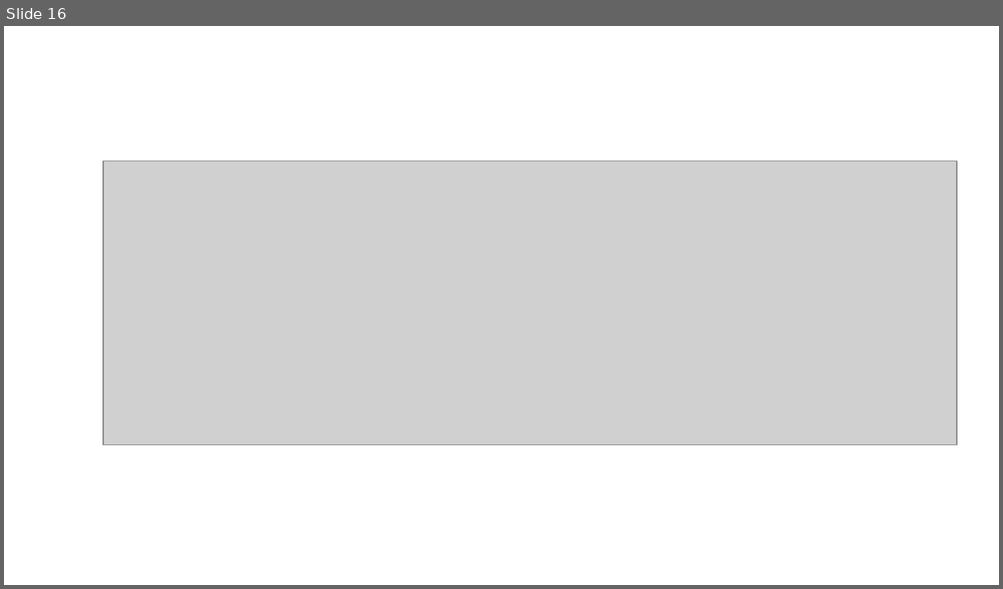
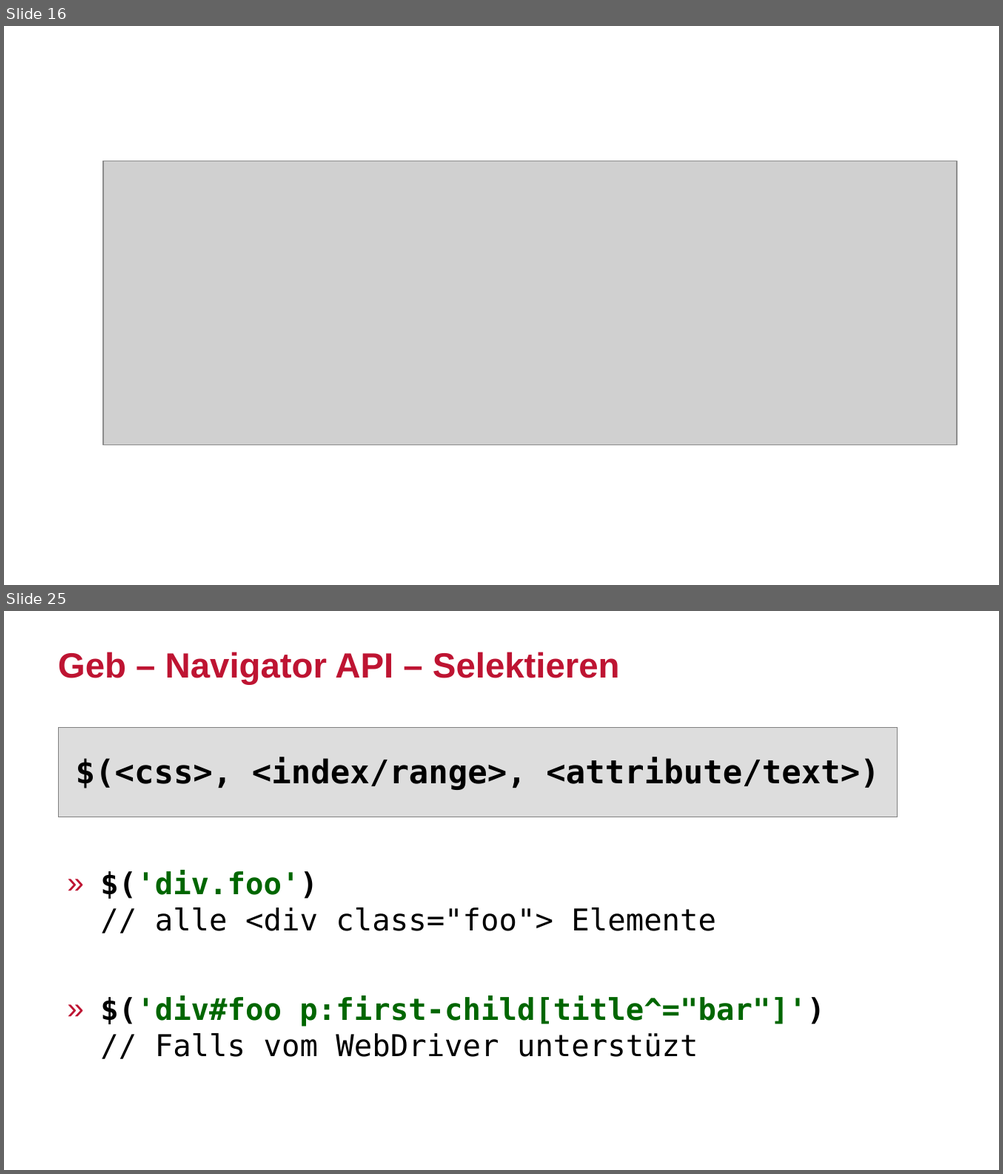
Before and after one commit to sclassen/sessions, a slide deck: javaland2017/ui-tests-with-geb/slides.odp. Shown one above the other, each under a label of ours: slide 16 before the commit, slides 16 and 25 after it; the slides between them are not shown. The pictures are 1003x589 and 1003x1174 pixels, drawn with LibreOffice and Linux fonts; fonts in the diff are those of the drawing; grey boxes stand for pictures; background and template pictures are left out. Boxes give left, top, right and bottom in pixels: in the first picture for what was removed or moved away, otherwise in the second. Text is boxed around its words. In the diff, an @@ line names an element or a change of style, - is before the commit and + after.

```diff
--- a/javaland2017/ui-tests-with-geb/slides.odp
+++ b/javaland2017/ui-tests-with-geb/slides.odp
@@ slide 25 added at <box>4,611,999,1170</box>, background #FFFFFF @@
@@ title added at <box>58,652,620,684</box>, 28 pt, text #BE1432, bold @@
+Geb – Navigator API – Selektieren
@@ rectangle added at <box>58,727,897,817</box>, fill #DDDDDD, outline #808080 0 pt @@
@@ text added at <box>76,758,879,790</box>, 26 pt, text #000000, bold @@
+$(<css>, <index/range>, <attribute/text>)
@@ text added at <box>100,870,825,1057</box>, 24 pt, text #000000 @@
+» $('div.foo')
+  // alle <div class="foo"> Elemente
+» $('div#foo p:first-child[title^="bar"]')
+  // Falls vom WebDriver unterstüzt
```
Also in this commit, not shown: 11 slides changed, 14 other slides added.
